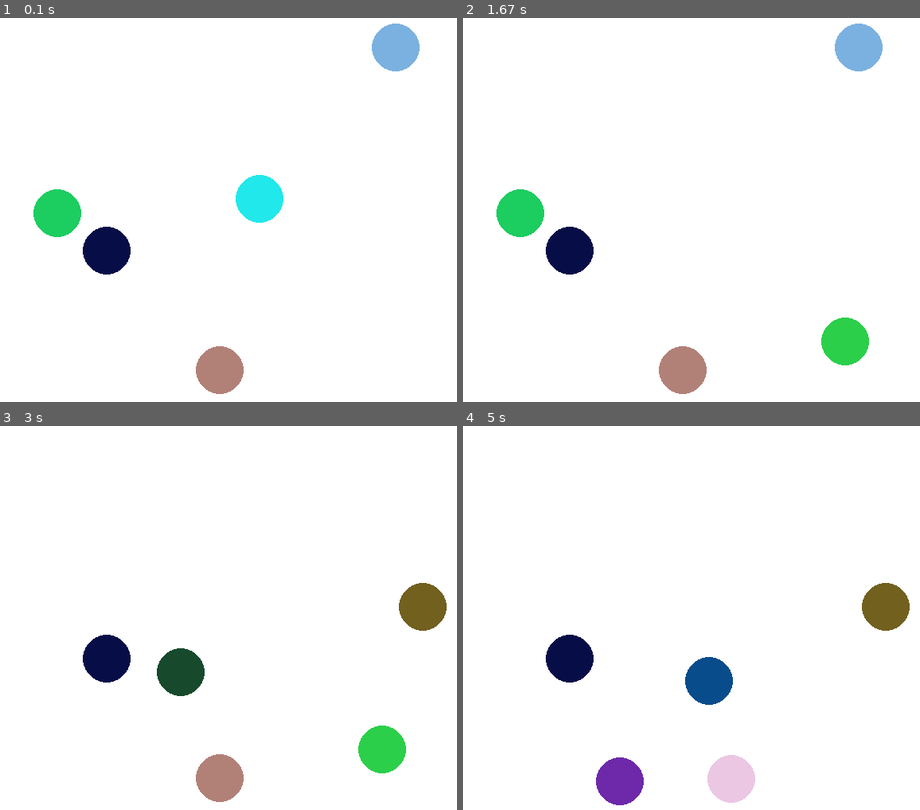
Above: before the commit, frames 1-4 (two rows, left to right).
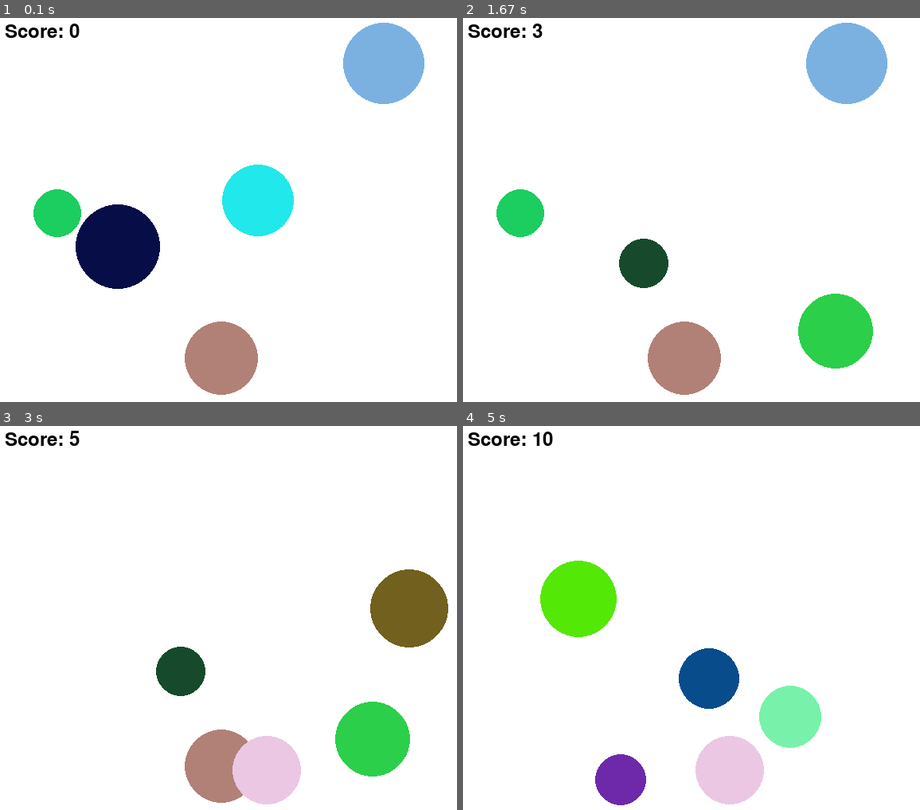
Above: after the commit, the same moments.

Repository: SethLK/My-Juego-Pygame
Game: pygame game, started from main.py
Two runs of this game, one before a commit and one after it. Both use one fixed random seed, a clock stepped at 60 frames per second and the inputs below.
Inputs (mouse positions are in pixels of both pictures, inside the frame that each line leads up to):
- Up to frame 1 (0.1 s): no input
- Up to frame 2 (1.67 s): click (700, 213) at 0.38 s; click (581, 217) at 0.72 s; click (874, 352) at 1.55 s
- Up to frame 3 (3 s): click (63, 610) at 1.88 s; click (383, 472) at 2.72 s
- Up to frame 4 (5 s): click (645, 671) at 3.05 s; click (865, 725) at 3.38 s; click (846, 610) at 3.72 s; click (682, 767) at 4.55 s; click (718, 606) at 4.88 s

The runs differ from the first frame. In frame 1, 7.1% of the frame differs, in the area x 1-93%, y 1-99%; in frame 2, 7.2%; in frame 3, 7.6%; in frame 4, 8.5%, in the area x 1-98%, y 1-99%.

Commit message:
Add score bar and random size

Diff:
--- a/main.py
+++ b/main.py
@@ -1,6 +1,7 @@
 import pygame
 import random
 import sys
+
 pygame.init()
 
 screen_width = 600
@@ -10,22 +11,27 @@
 
 pygame.display.set_caption("Click the Colors")
 
-icon = pygame.image.load("icon.png")  # Replace "icon.png" with the path to your icon image.
+icon = pygame.image.load("icon.png")
 pygame.display.set_icon(icon)
 
+# Create a font for the score display
+font = pygame.font.Font(None, 36)
 
 def random_color():
     return (random.randint(0, 255), random.randint(0, 255), random.randint(0, 255))
 
 def draw_random_circle():
-    radius = 30
+    max_radius = 60  # Maximum radius
+    radius = random.randint(30, max_radius)
     x = random.randint(radius, screen_width - radius)
     y = random.randint(radius, screen_height - radius)
     color = random_color()
     return (x, y, radius, color)
 
 circles = []
+score = 0  # Initialize the score
 running = True
+
 while running:
     for event in pygame.event.get():
         if event.type == pygame.QUIT:
@@ -37,6 +43,7 @@
 
                 if pygame.Rect(x - radius, y - radius, 2 * radius, 2 * radius).collidepoint(event.pos):
                     circles.remove(circle)
+                    score += 1  # Increase the score when a circle is clicked
 
     if len(circles) < 5:
         circles.append(draw_random_circle())
@@ -47,6 +54,10 @@
         x, y, radius, color = circle
         pygame.draw.circle(screen, color, (x, y), radius)
 
+    # Display the score in the upper left corner
+    score_text = font.render(f"Score: {score}", True, (0, 0, 0))
+    screen.blit(score_text, (10, 10))
+
     pygame.display.flip()
 
 pygame.quit()
